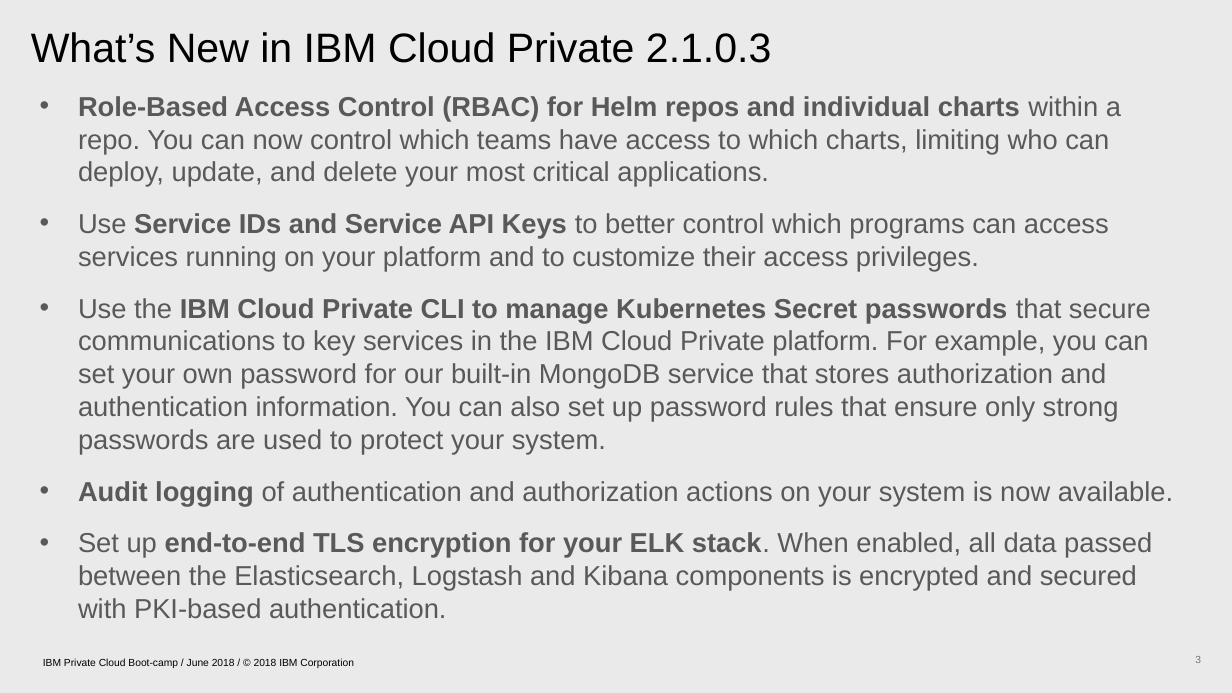
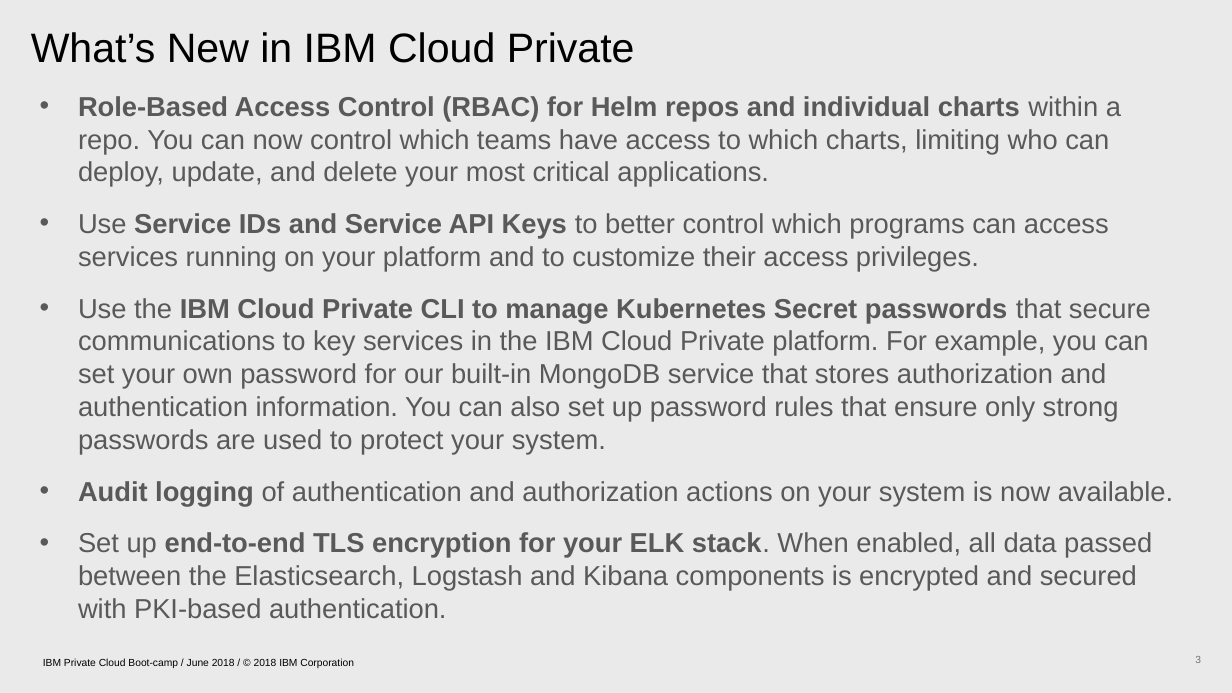
Before and after one commit to patrocinio/cloud-private-bootcamp, a slide deck: slide 3 of Units_development/IBM Cloud Private Security_RS.pptx. Drawn at 1232x693 pixels with LibreOffice and Linux fonts; fonts in the diff are those of the drawing. Boxes give left, top, right and bottom in pixels: in the first picture for what was removed or moved away, otherwise in the second. Text is boxed around its words. In the diff, an @@ line names an element or a change of style, - is before the commit and + after.

```diff
--- a/Units_development/IBM Cloud Private Security_RS.pptx
+++ b/Units_development/IBM Cloud Private Security_RS.pptx
@@ text at [31, 32, 635, 63]: text changed @@
-What’s New in IBM Cloud Private 2.1.0.3
+What’s New in IBM Cloud Private
```
Also in this commit, not shown: 9 other slides changed.
